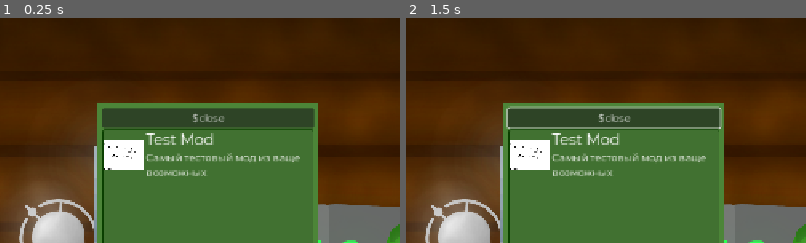
Above: before the commit, frames 1-2 (left to right).
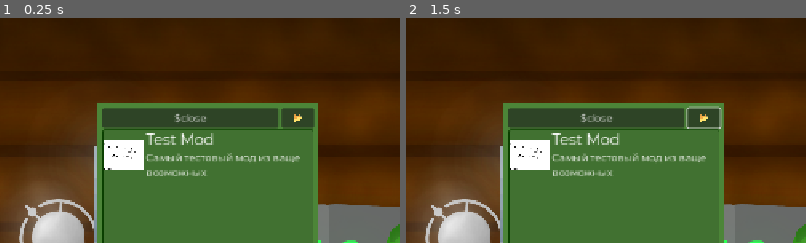
Above: after the commit, the same moments.

Repository: klodskateam/zurvival-remastered
Game: Godot game, scene res://mods.tscn
The game is run twice, just before and just after one commit, with the same random seed, the same clock (stepped at 60 frames per second) and the same inputs. This scene is started directly instead of the project's main scene.
Inputs (mouse positions are % of the whole screen's width and height, from its top left):
- Up to frame 1 (0.25 s): no input
- Up to frame 2 (1.5 s): click (60, 22) at 0.5 s, where only the run after the commit has a clickable "📂"; move the mouse to (72, 45) at 1.27 s; hold D (right) from 1.28 s (still down); hold Shift (run) from 1.28 s (still down); click (72, 45) at 1.42 s
The pictures show only the part of the screen within x 22-72%, y 0-50%; the shares and areas given below are measured in that part.

The runs differ from the first frame. In frame 1, 0.4% of the frame differs, in the area x 43-76%, y 40-50%; in frame 2, 1.5%, in the area x 25-76%, y 39-50%.
Error in both runs: Invalid type in function 'set_locale' in base 'TranslationServer'. Cannot convert argument 1 from Nil to String. (res://global.gd:24)

Commit message:
попытался сделать кнопку открытия папки с модами, ничего не заработало я ща плакать буду )= 😭😭😭😭😭😭😭😭😭😭😭😭😭😭😭😭😭😭😭😭😭😭😭😭😭😭😭😭😭😭😭😭😭😭😭😭😭😭😭😭😭😭😭😭😭😭😭😭😭😭😭😭

Diff:
--- a/mods.tscn
+++ b/mods.tscn
@@ -1,10 +1,12 @@
-[gd_scene load_steps=4 format=3 uid="uid://ds56116ok1cdi"]
+[gd_scene load_steps=5 format=3 uid="uid://ds56116ok1cdi"]
 
 [ext_resource type="PackedScene" uid="uid://db8yny8uiwun1" path="res://background.tscn" id="1_nlh3i"]
+[ext_resource type="Script" uid="uid://dmvtfldeyutds" path="res://modsmenu.gd" id="1_yji3y"]
 [ext_resource type="Theme" uid="uid://d2wr8qi0mdxxq" path="res://ui.tres" id="2_gjigg"]
 [ext_resource type="Texture2D" uid="uid://c0vrkliq3jy8k" path="res://placeholder.png" id="4_yji3y"]
 
 [node name="Settings" type="Node2D"]
+script = ExtResource("1_yji3y")
 
 [node name="Background" parent="." instance=ExtResource("1_nlh3i")]
 
@@ -33,9 +35,17 @@
 layout_mode = 0
 offset_left = 8.0
 offset_top = 9.0
+offset_right = 290.0
+offset_bottom = 40.0
+text = "$close"
+
+[node name="OpenDir" type="Button" parent="Control/Panel"]
+layout_mode = 0
+offset_left = 295.0
+offset_top = 9.0
 offset_right = 347.0
 offset_bottom = 40.0
-text = "$close"
+text = "📂"
 
 [node name="VBoxContainer" type="ScrollContainer" parent="Control/Panel"]
 layout_mode = 0
@@ -74,3 +84,5 @@
 layout_mode = 2
 text = "Самый тестовый мод из ваще возможных"
 autowrap_mode = 2
+
+[connection signal="button_down" from="Control/Panel/OpenDir" to="." method="_on_open_dir_button_down"]
--- /dev/null
+++ b/modsmenu.gd
@@ -0,0 +1,16 @@
+extends Node2D
+
+
+# Called when the node enters the scene tree for the first time.
+func _ready() -> void:
+	pass # Replace with function body.
+
+
+# Called every frame. 'delta' is the elapsed time since the previous frame.
+func _process(delta: float) -> void:
+	pass
+
+# ука хули не робит 😡😡😡
+func _on_open_dir_button_down() -> void:
+	OS.execute("start", ["\"\"", OS.get_user_data_dir()])
+	OS.execute("start", [OS.get_user_data_dir()])
Not shown: 1 places in game.tscn that only renumber resources
Not shown: 1 places in game_over.tscn that only renumber resources
Not shown: 1 places in global_interface.tscn that only renumber resources
Not shown: 1 places in menu.tscn that only renumber resources
Not shown, added: modsmenu.gd.uid
Not shown: 1 places in settings.tscn that only renumber resources
